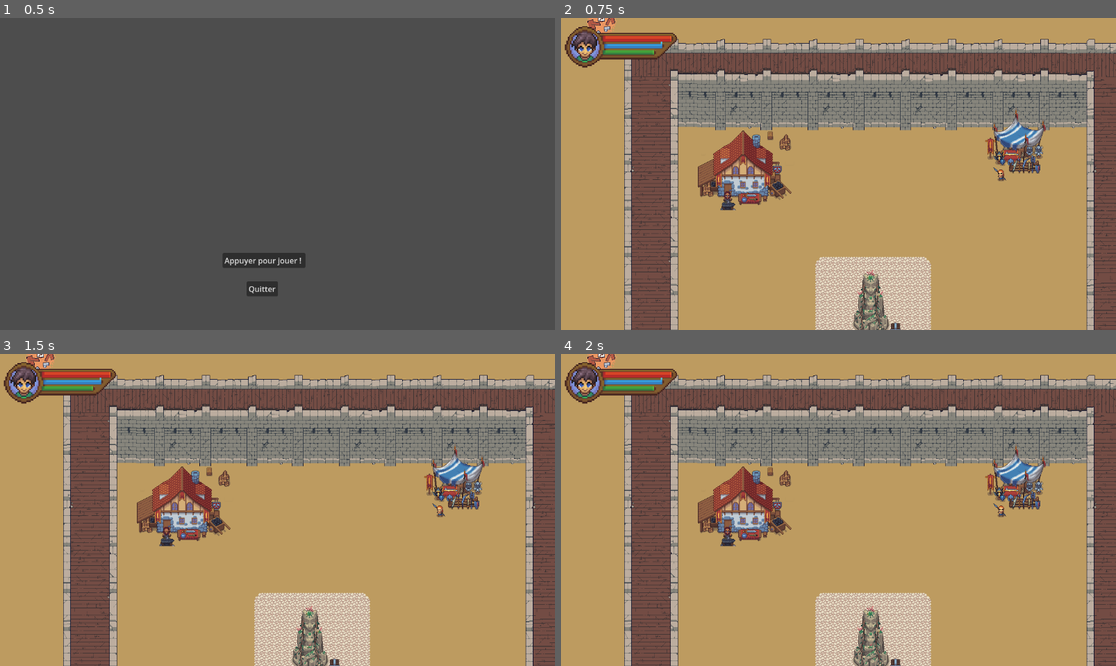
Above: before the commit, frames 1-4 (two rows, left to right).
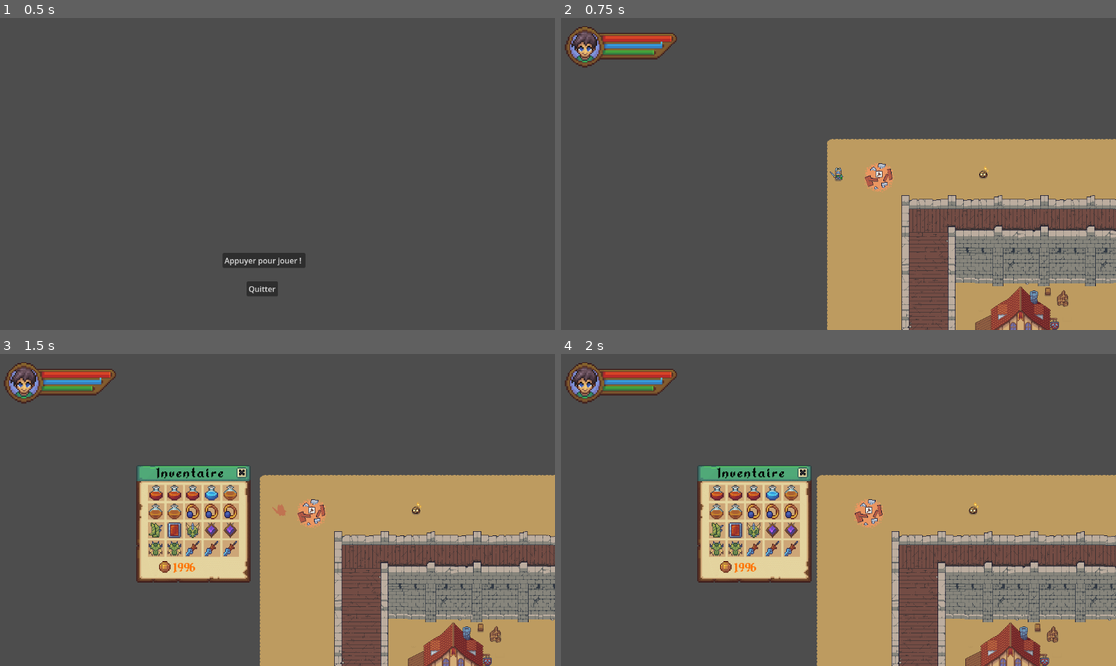
Above: after the commit, the same moments.

Repository: drakaner/Knight-Protector-v2
Game: Godot game, scene res://Scenes/scene_menu.tscn
The game is run twice, just before and just after one commit, with the same random seed, the same clock (stepped at 60 frames per second) and the same inputs. Sound files missing from this copy of the repository are replaced by a short silence.
Inputs (mouse positions are in pixels of both pictures, inside the frame that each line leads up to):
- Up to frame 1 (0.5 s): no input
- Up to frame 2 (0.75 s): click "Appuyer pour jouer !" at 0.5 s
- Up to frame 3 (1.5 s): tap Enter at 1.25 s; move the mouse to (399, 494) at 1.27 s; hold Right (ui_right) from 1.28 s (still down); hold M (m) from 1.28 s (still down); tap I (i) at 1.35 s; click (399, 494) at 1.42 s
- Up to frame 4 (2 s): keep holding Right (ui_right); keep holding M (m)

Frame 1 is identical in both runs. In frame 2, 82% of the frame differs, in the area x 0-100%, y 0-100%; in frame 3, 81%; in frame 4, 80%.
Error before the commit: Parse Error: Expected identifier after "." for attribute access. (res://Scripts/scene_gameplay.gd:193)

Commit message:
16 oct mac2

Diff:
--- a/Scripts/scene_gameplay.gd
+++ b/Scripts/scene_gameplay.gd
@@ -28,6 +28,14 @@
 var isAttaque = false
 
 @onready var gui_hero = get_node("gui_hudHero")
+
+func CreateEnnemy(pX, pY):
+	var ennemy = {}
+
+	ennemy.x = pX
+	ennemy.y = pY
+	#a voir plus tard comment creer des ennemy dynamiquement
+
 
 func _Sgui_open(pTypeGui):
 	var sizeScreen = get_viewport().get_visible_rect().size
@@ -190,8 +198,9 @@
 
 
 func gestion_collide_heros(delta: float, pH_A_D_x, pH_A_D_y, pH_A_L_x, pH_A_L_y, pH_A_U_x, pH_A_U_y, pH_A_R_x, pH_A_R_y, pHeroCurrent):
-	if hero.img[pHeroCurrent].Animated. :
-		isAttaque = false
+	if hero.img[pHeroCurrent].Animated.animation == "attack_down" or hero.img[pHeroCurrent].Animated.animation == "attack_left" or hero.img[pHeroCurrent].Animated.animation == "attack_up" or hero.img[pHeroCurrent].Animated.animation == "attack_right" :
+		if hero.img[pHeroCurrent].Animated.frame == hero.img[pHeroCurrent].Animated.sprite_frames.get_frame_count("attack_down") - 1:
+			isAttaque = false
 	if Input.is_action_just_pressed("button_left") and isAttaque == false:
 		isAttaque = true
 		if (hero.img[pHeroCurrent].position.x + pH_A_D_x) >= lst_ennemy[0].get_node("area_slime_3").global_position.x - 10 an …(347 unchanged characters)…
